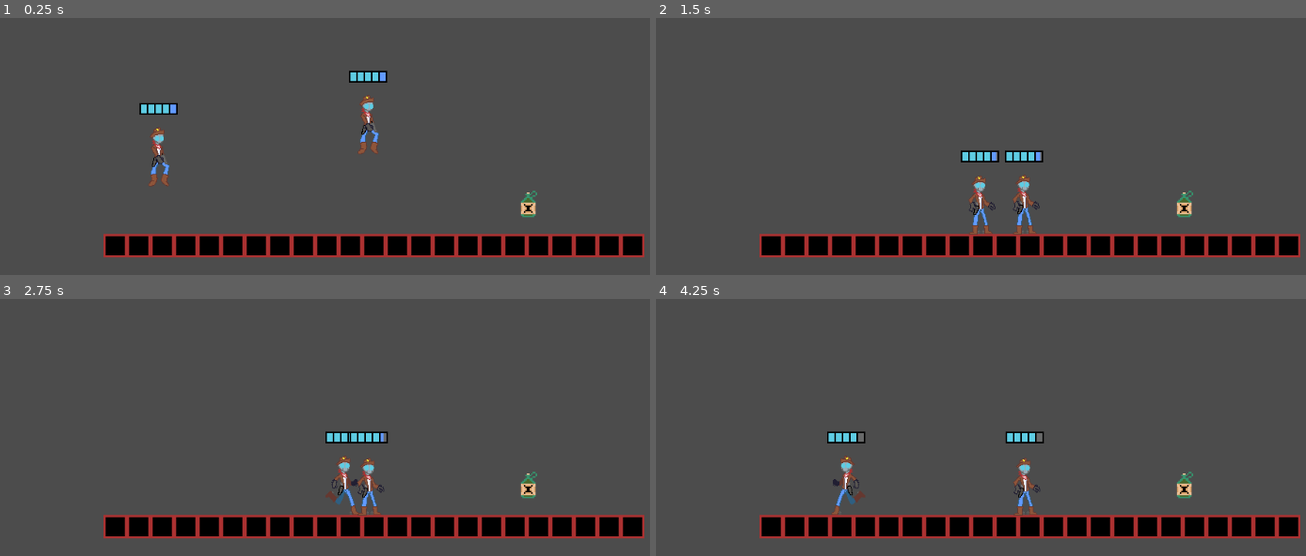
Above: before the commit, frames 1-4 (two rows, left to right).
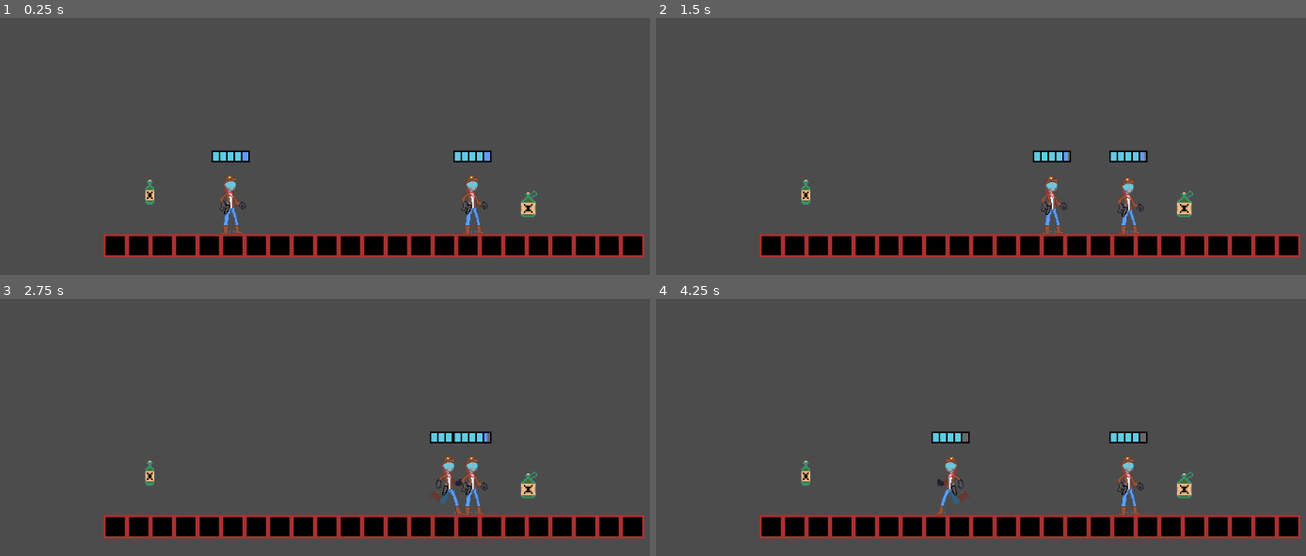
Above: after the commit, the same moments.

Repository: Noahnoah55/Heartjam-2018
Game: Godot game, scene res://Scenes/Levels/TestLevel.tscn
The game is run twice, just before and just after one commit, with the same random seed, the same clock (stepped at 60 frames per second) and the same inputs.
Inputs:
- Up to frame 1 (0.25 s): no input
- Up to frame 2 (1.5 s): hold Right (ui_right) 0.53-1.28 s; hold Down (ui_down) from 1.28 s (still down)
- Up to frame 3 (2.75 s): release Down (ui_down) at 2.03 s; hold Right (ui_right) from 2.03 s (still down)
- Up to frame 4 (4.25 s): release Right (ui_right) at 2.78 s; hold Up (ui_up) 2.78-3.53 s; hold Left (ui_left) from 3.53 s (still down)

The runs differ from the first frame. In frame 1, 2.6% of the frame differs, in the area x 21-76%, y 20-85%; in frame 2, 2.6%; in frame 3, 2.5%; in frame 4, 2.7%, in the area x 22-76%, y 51-85%.

Commit message:
Drinks Done

Diff:
--- a/Scenes/GameParts/BigBottle.tscn
+++ b/Scenes/GameParts/BigBottle.tscn
@@ -7,7 +7,7 @@
 custom_solver_bias = 0.0
 extents = Vector2( 8, 10 )
 
-[node name="BigBottle" type="Area2D" index="0" groups=[
+[node name="BigBottle" type="Area2D" groups=[
 "Bottle",
 "Big",
 ]]
--- a/Scenes/GameParts/SmallBottle.tscn
+++ b/Scenes/GameParts/SmallBottle.tscn
@@ -1,13 +1,13 @@
 [gd_scene load_steps=3 format=2]
 
-[ext_resource path="res://Assets/Sprites/Pickups/BigBottle.png" type="Texture" id=1]
+[ext_resource path="res://Assets/Sprites/Pickups/SmallBottle.png" type="Texture" id=1]
 
 [sub_resource type="RectangleShape2D" id=1]
 
 custom_solver_bias = 0.0
 extents = Vector2( 8, 10 )
 
-[node name="BigBottle" type="Area2D" index="0" groups=[
+[node name="Small" type="Area2D" index="0" groups=[
 "Bottle",
 "Big",
 ]]
--- a/Scenes/Levels/TestLevel.tscn
+++ b/Scenes/Levels/TestLevel.tscn
@@ -1,11 +1,12 @@
-[gd_scene load_steps=5 format=2]
+[gd_scene load_steps=6 format=2]
 
 [ext_resource path="res://Scenes/Levels/TestLevel.gd" type="Script" id=1]
 [ext_resource path="res://Scenes/GameParts/LevelBlocks.tres" type="TileSet" id=2]
 [ext_resource path="res://Scenes/GameParts/Player.tscn" type="PackedScene" id=3]
 [ext_resource path="res://Scenes/GameParts/BigBottle.tscn" type="PackedScene" id=4]
+[ext_resource path="res://Scenes/GameParts/SmallBottle.tscn" type="PackedScene" id=5]
 
-[node name="Level" type="Node2D"]
+[node name="Level" type="Node2D" index="0"]
 
 script = ExtResource( 1 )
 gravity = 2000
@@ -41,13 +42,17 @@
 
 [node name="Player" parent="." index="1" instance=ExtResource( 3 )]
 
-position = Vector2( 266.714, 367.853 )
+position = Vector2( 365.27, 472.925 )
 
 [node name="Player2" parent="." index="2" instance=ExtResource( 3 )]
 
-position = Vector2( 552.482, 324.122 )
+position = Vector2( 694.206, 462.588 )
 playernumber = "2"
 
 [node name="BigBottle" parent="." index="3" instance=ExtResource( 4 )]
 
 position = Vector2( 769.794, 503.374 )
+
+[node name="BigBottle2" parent="." index="4" instance=ExtResource( 5 )]
+
+position = Vector2( 254.941, 486.261 )
Not shown, added: Assets/Sounds/dodge_or_hit.wav.import
Not shown, added: Assets/Sprites/Robo/robolookingup.png.import
